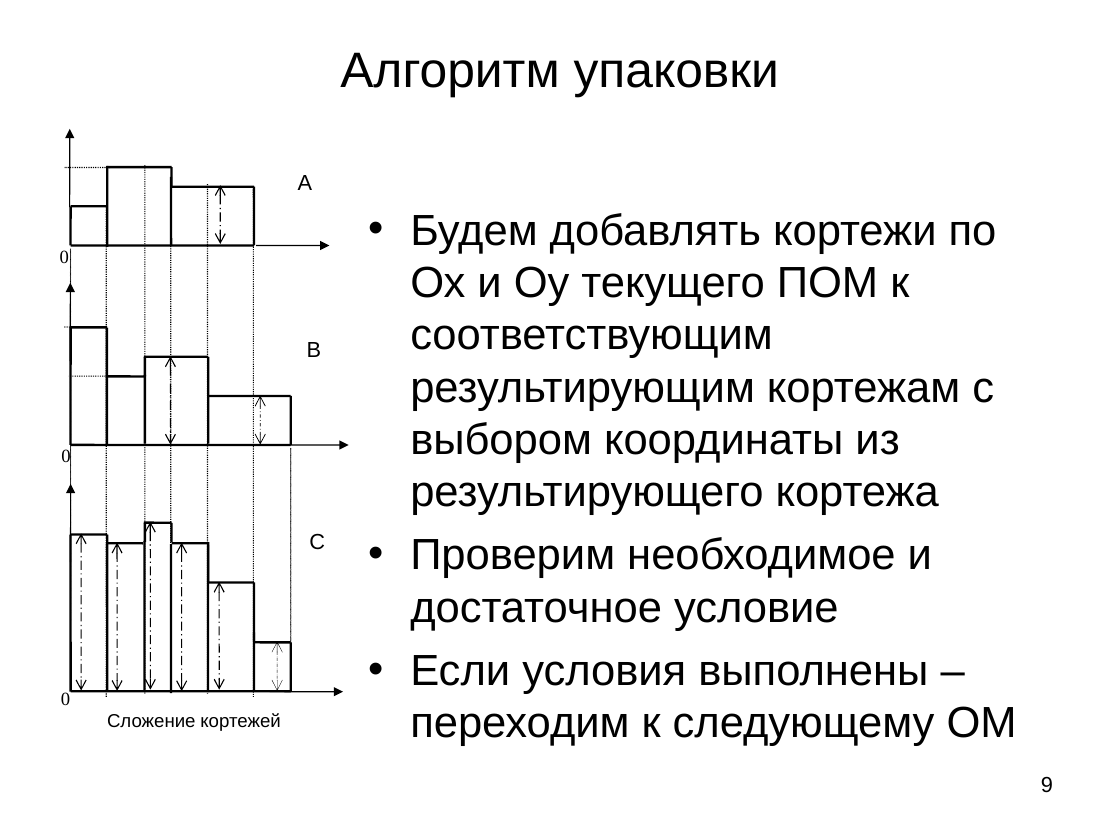
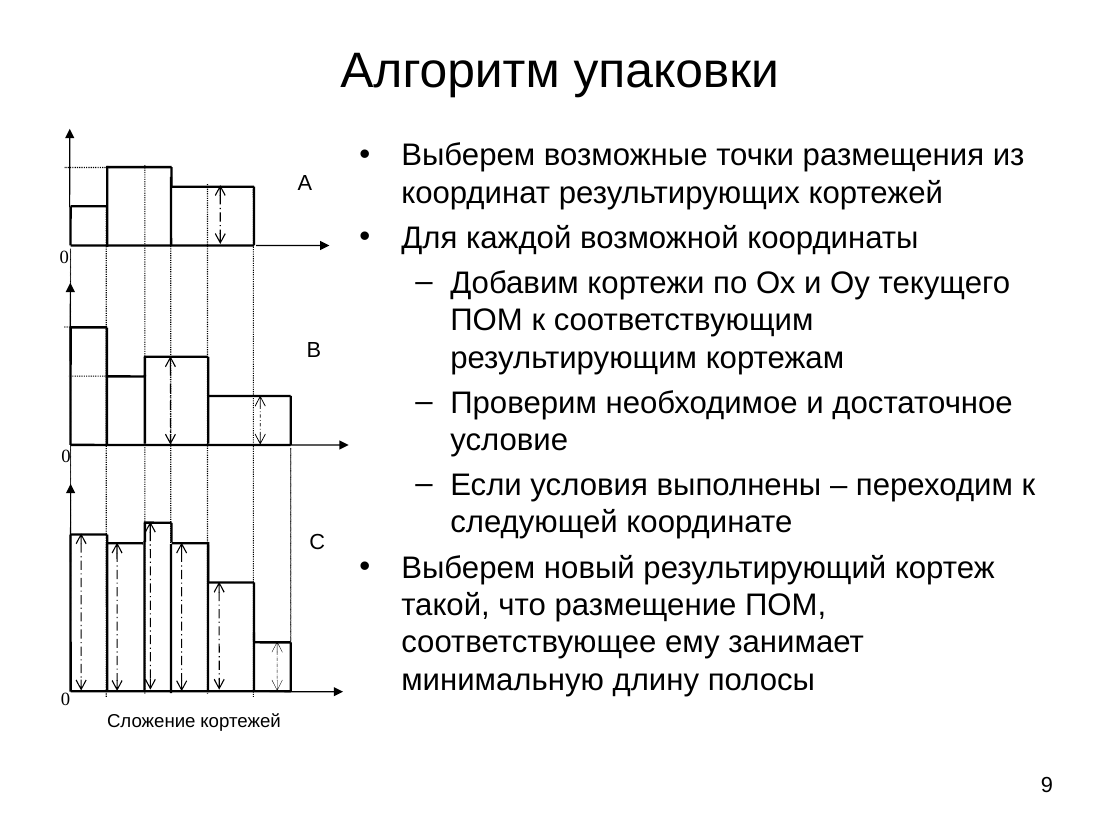
Before and after one commit to zingibertram/thesis-dissertation, a slide deck: slide 9 of Отчёт/Презентация.ppt. Drawn at 1120x840 pixels with LibreOffice and Linux fonts; fonts in the diff are those of the drawing. Boxes give left, top, right and bottom in pixels: in the first picture for what was removed or moved away, otherwise in the second. Text is boxed around its words. In the diff, an @@ line names an element or a change of style, - is before the commit and + after.

```diff
--- a/Отчёт/Презентация.ppt
+++ b/Отчёт/Презентация.ppt
@@ text "Выберем возможные точки размещения из ...": place and size @@
-text "Выберем возможные точки размещения из ..." at box(410, 213, 1017, 746)
+text "Выберем возможные точки размещения из ..." at box(401, 142, 1036, 696)
@@ text at box(401, 142, 1025, 374): text changed; size 28 to 20 pt @@
-• Будем добавлять кортежи по Ох и Оу текущего ПОМ к соответствующим результирующим кортежам с выбором координаты из результирующего кортежа
+• Выберем возможные точки размещения из координат результирующих кортежей
+• Для каждой возможной координаты
+  – Добавим кортежи по Ох и Оу текущего ПОМ к соответствующим результирующим кортежам
@@ text at box(450, 390, 1012, 456): size 28 to 20 pt in "Проверим необходимое и достаточное условие"; bullet • to –; list level 1 to 2 in "Проверим необходимое и достаточное условие" @@
@@ text at box(401, 473, 1036, 696): text changed; size 28 to 20 pt @@
-• Если условия выполнены – переходим к следующему ОМ
+  – Если условия выполнены – переходим к следующей координате
+• Выберем новый результирующий кортеж такой, что размещение ПОМ, соответствующее ему занимает минимальную длину полосы
```
Also in this commit, not shown: 2 other slides changed, 2 slides added, 2 slides removed, 3 other files.
